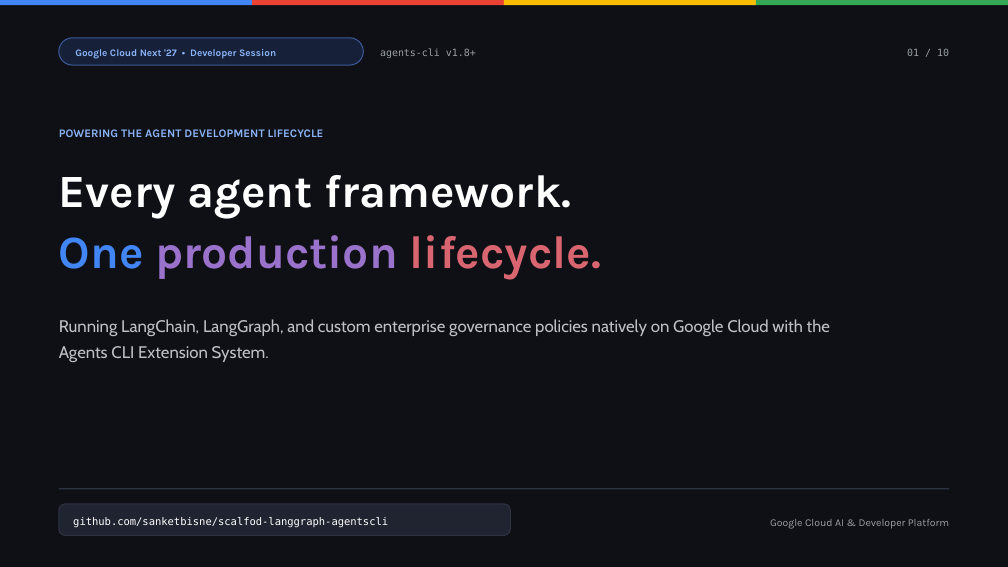
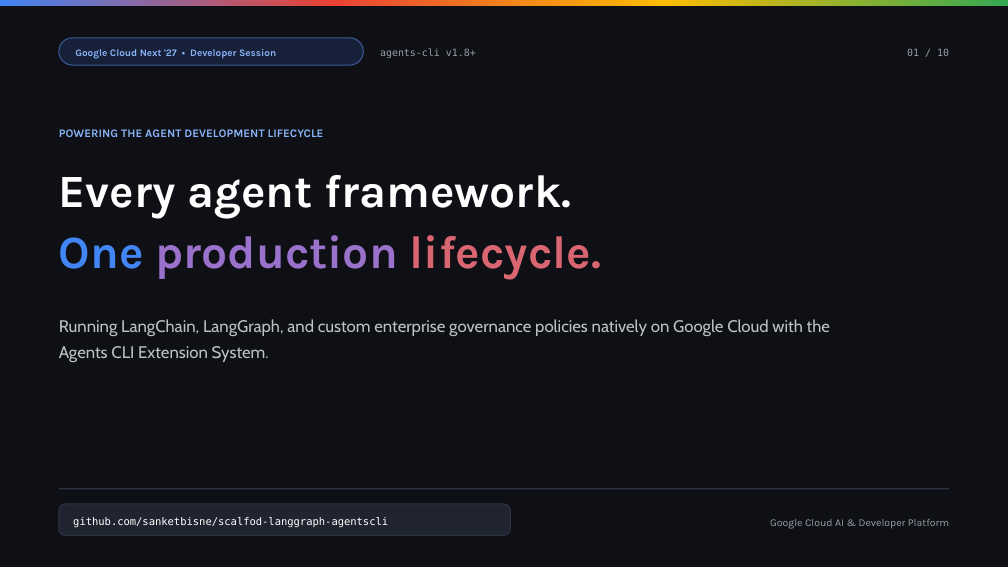
Before and after one commit to sanketbisne/scalfod-langgraph-agentscli, a slide deck: slide 1 of docs/Cloud_Next_27_Agents_CLI_LangGraph.pptx. Drawn at 1008x567 pixels with LibreOffice and Linux fonts; fonts in the diff are those of the drawing. Boxes give left, top, right and bottom in pixels: in the first picture for what was removed or moved away, otherwise in the second. Text is boxed around its words. In the diff, an @@ line names an element or a change of style, - is before the commit and + after.

```diff
--- a/docs/Cloud_Next_27_Agents_CLI_LangGraph.pptx
+++ b/docs/Cloud_Next_27_Agents_CLI_LangGraph.pptx
@@ rectangle removed at [0,0,252,5] @@
@@ rectangle added at [0,0,1008,6], fill gradient #4285F4 to #EA4335 to #FBBC04 to #34A853 @@
@@ rectangle removed at [252,0,504,5] @@
@@ rectangle removed at [504,0,756,5] @@
@@ rectangle removed at [756,0,1008,5] @@
```
Also in this commit, not shown: 9 other slides changed, 1 other file.
